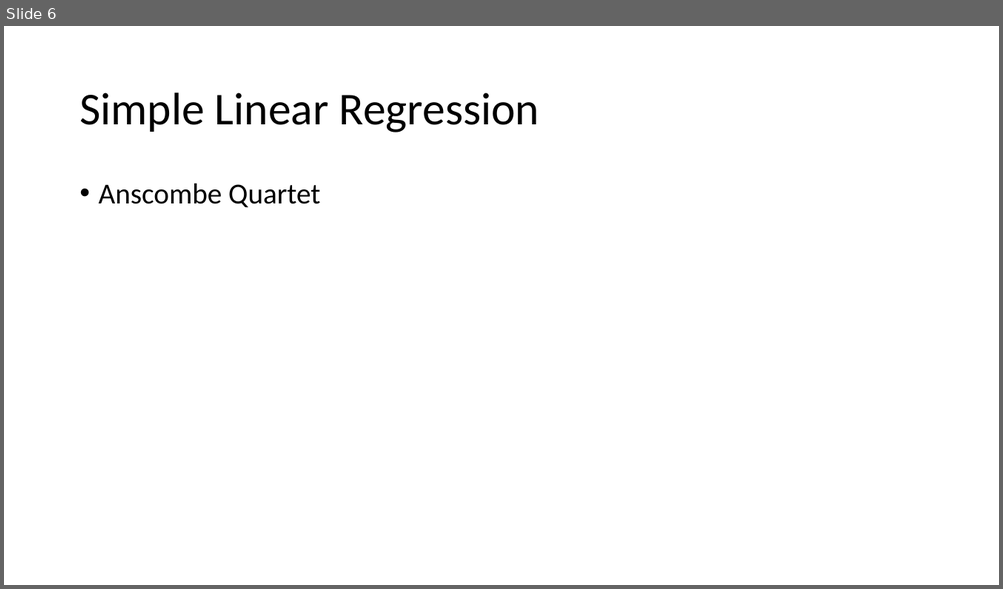
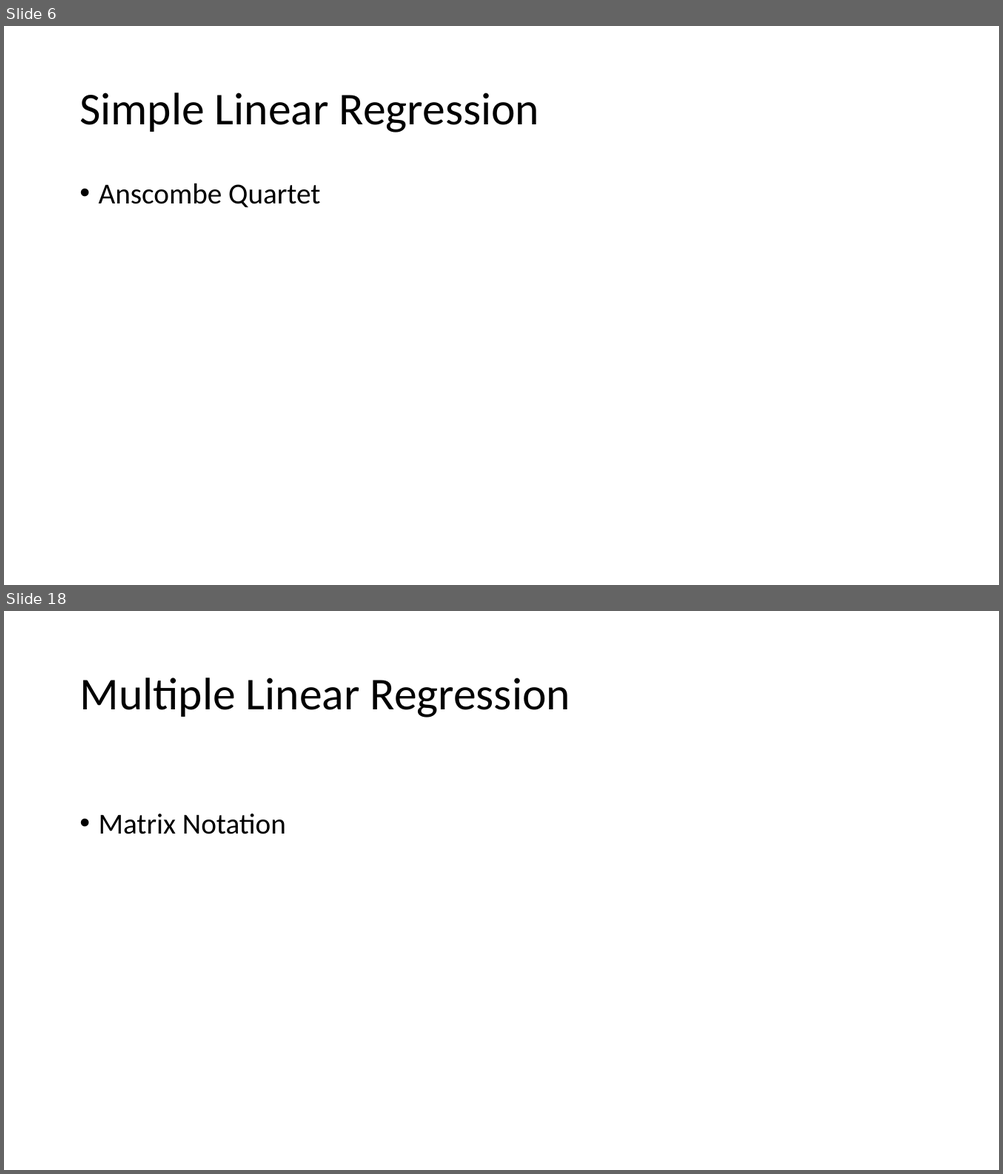
Before and after one commit to puneetjindal/r_python, a slide deck: acadgild/24-02-2017/Regression Analysis by example.pptx. Shown one above the other, each under a label of ours: slide 6 before the commit, slides 6 and 18 after it; the slides between them are not shown. The pictures are 1003x589 and 1003x1174 pixels, drawn with LibreOffice and Linux fonts; fonts in the diff are those of the drawing. Boxes give left, top, right and bottom in pixels: in the first picture for what was removed or moved away, otherwise in the second. Text is boxed around its words. In the diff, an @@ line names an element or a change of style, - is before the commit and + after.

Commit message:
Added sentiment analysis material and regression ppt

```diff
--- a/acadgild/24-02-2017/Regression Analysis by example.pptx
+++ b/acadgild/24-02-2017/Regression Analysis by example.pptx
@@ slide 18 added at box(4, 611, 999, 1170), background #FFFFFF @@
@@ title added at box(79, 678, 570, 718), 44 pt, text #000000 @@
+Multiple Linear Regression
@@ text added at box(99, 814, 286, 834), 28 pt, text #000000 @@
+• Matrix Notation
```
Also in this commit, not shown: 2 slides changed, 26 other slides added, 16 other files.
